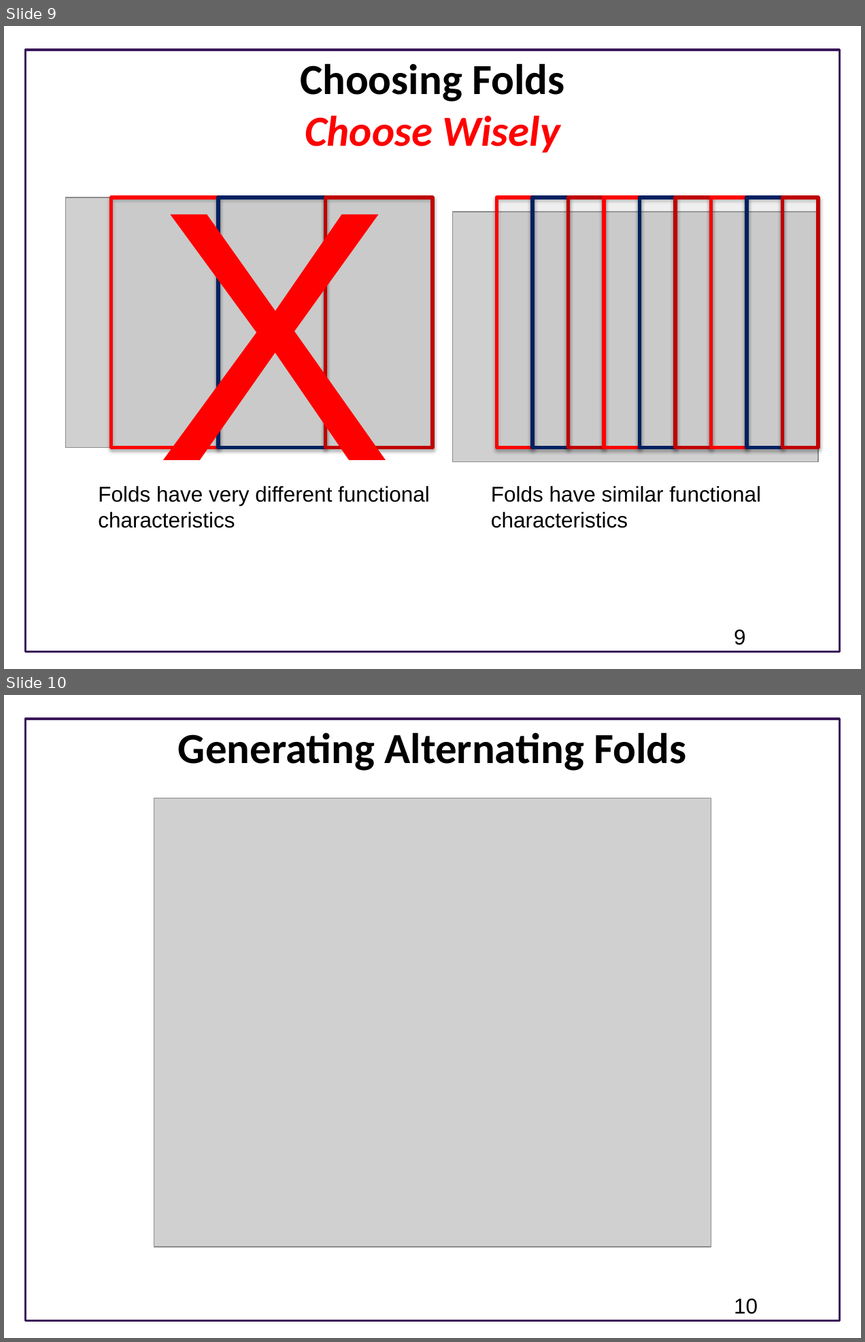
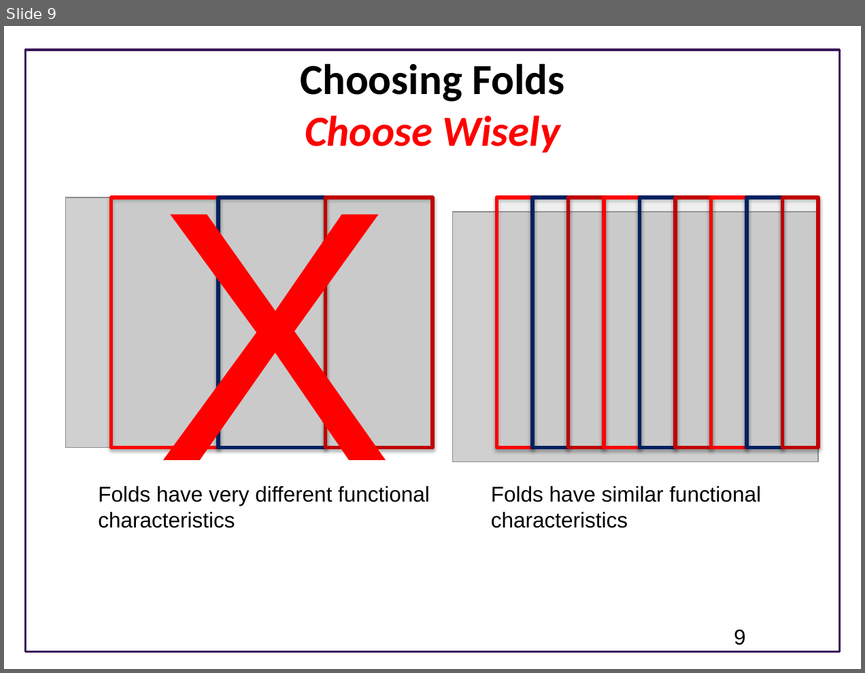
Before and after one commit to ModelEngineering/advancing-biomedical-models, a slide deck: lecture_12/crossvalidation/12_Model_Fitting_Dealing_With_Uncertainty.pptx. Shown one above the other, each under a label of ours: slides 9 and 10 before the commit, slide 9 after it. The pictures are 865x1342 and 865x673 pixels, drawn with LibreOffice and Linux fonts; fonts in the diff are those of the drawing; grey boxes stand for pictures; background and template pictures are left out. Boxes give left, top, right and bottom in pixels: in the first picture for what was removed or moved away, otherwise in the second. Text is boxed around its words. In the diff, an @@ line names an element or a change of style, - is before the commit and + after.

```diff
--- a/lecture_12/crossvalidation/12_Model_Fitting_Dealing_With_Uncertainty.pptx
+++ b/lecture_12/crossvalidation/12_Model_Fitting_Dealing_With_Uncertainty.pptx
@@ slide 10 removed at (4, 695, 861, 1338), background #FFFFFF; not listed: 1 template element that a slide beside it also shows @@
@@ title removed at (178, 732, 686, 770) @@
-Generating Alternating Folds
@@ picture removed at (154, 798, 711, 1246) @@
@@ page number removed at (734, 1298, 757, 1314) @@
-10
```
Also in this commit, not shown: 2 slides added, 9 other slides removed.
